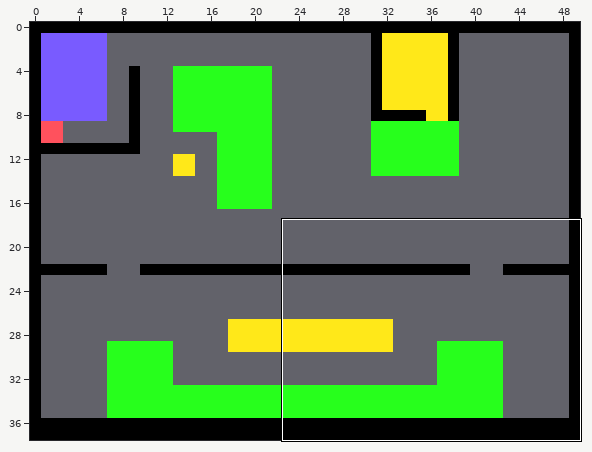
Tiled map, stored at maps/level3.tmx. Above: a wide view before the commit, with the close-up outlined.
Close-up. First the earlier version:
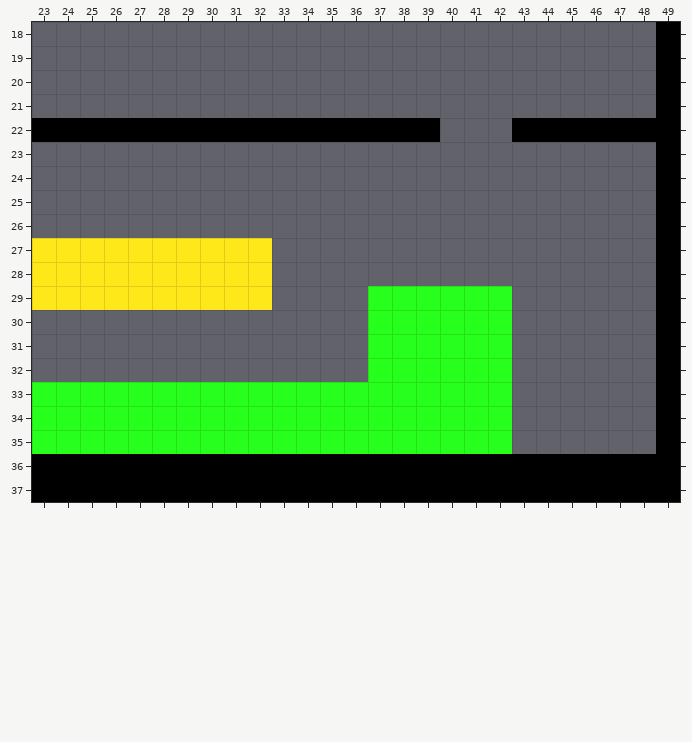
Cells are 16x16 px. Shown: x 23..49, y 18..37. The commit also changed other parts of the map, which this record leaves out.
Now the later version:
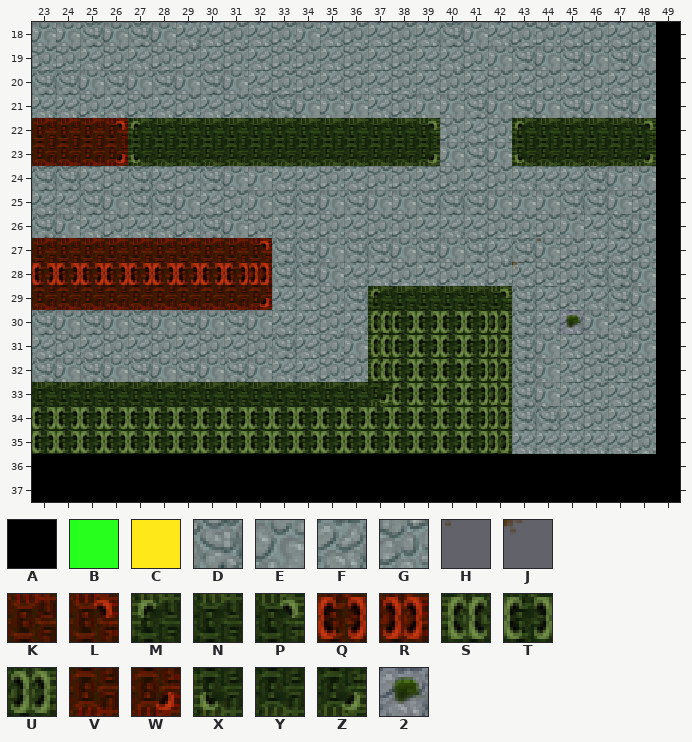
Key: from "map": A 1, B 3, C 4; from "real": D 1, E 2, F 17, G 18, H 108, J 123, K 129, L 130, M 131, N 132, P 133, Q 145, R 146, S 147, T 148, U 149, V 161, W 162, X 163, Y 164, Z 165; from "tiles2": 2 25.
_ is an empty cell, . an unchanged one.
Tiles of an added or newly shown layer are drawn over the layers below it.
From old to new:
--- layer "buildings"
@@ x 23..48 @@
-18 __________________________
-19 __________________________
-20 __________________________
-21 __________________________
-22 AAAAAAAAAAAAAAAAA___AAAAAA
-23 __________________________
-24 __________________________
-25 __________________________
-26 __________________________
-27 CCCCCCCCCC________________
-28 CCCCCCCCCC________________
-29 CCCCCCCCCC____BBBBBB______
-30 ______________BBBBBB______
-31 ______________BBBBBB______
-32 ______________BBBBBB______
-33 BBBBBBBBBBBBBBBBBBBB______
-34 BBBBBBBBBBBBBBBBBBBB______
-35 BBBBBBBBBBBBBBBBBBBB______
+18 EEDEDEFFGFGEFGFGFDEFGGFGFG
+19 GGFGFGGFGFGGFGFGFFGEDEDEDE
+20 DDEDEDEDEFGGFGFGFGFGFGFGFG
+21 FFGFGFGFGDDEEEFGEEDEDEDEDE
+22 KKKLMNNNNNNNNNNNPGFGMNNNNP
+23 VVVWXYYYYYYYYYYYZEDEXYYYYZ
+24 DDFGDFGDEEFFGFGGFGFGFFFDEE
+25 FFDEDDEFGEDDEDEEDDDEEEDDEG
+26 DEFGFFGDEGFFGFGGFFFGGGEFDE
+27 KKKKKKKKKLDDEDDEDEDFDEGFFG
+28 QQQQQQQQQRDDEFFGFGFGFGGDDE
+29 VVVVVVVVVWFFGDMNNNNPDFGFDE
+30 DEDEDEDEDEFFGFSTTTTUDF2EFG
+31 FGFGFGFGFGDFGESTTTTUDEFGGE
+32 DEDEDEDEDEFFGGSTTTTUDEFGGG
+33 NNNNNNNNNNNNNNZTTTTUDEFGFG
+34 TTTTTTTTTTTTTTTTTTTUDDFGFG
+35 TTTTTTTTTTTTTTTTTTTUFFFFFG
--- layer "forground" (added)
@@ x 43..44 @@
-27 ._
-28 _.
+27 .H
+28 J.
Changed places in both close-ups, as pixel boxes (x1, y1, x2, y2):
changed: (32, 22, 656, 454)
